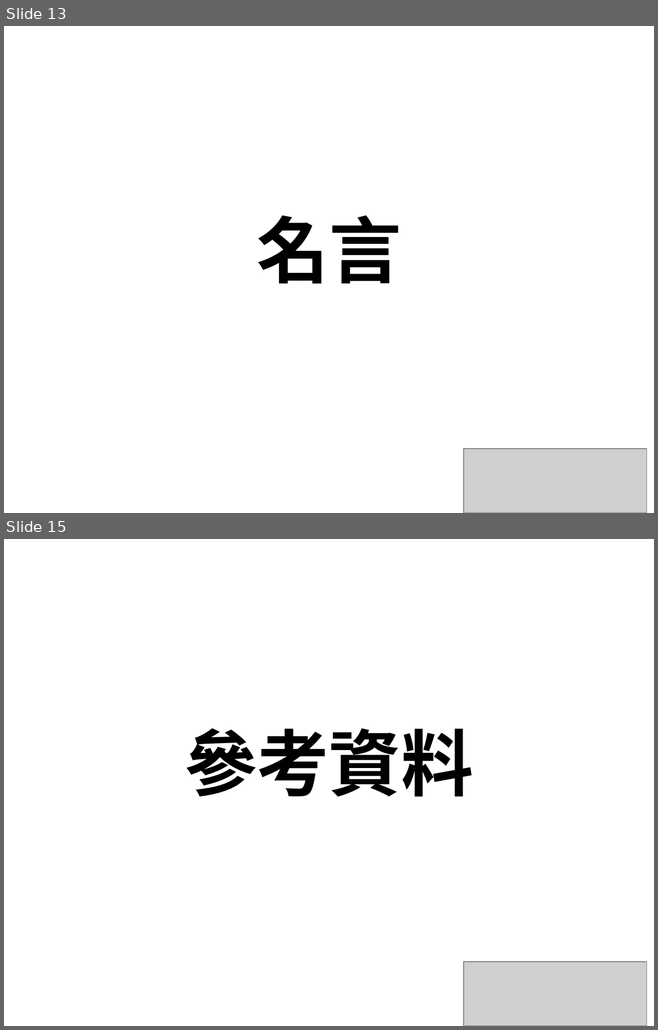
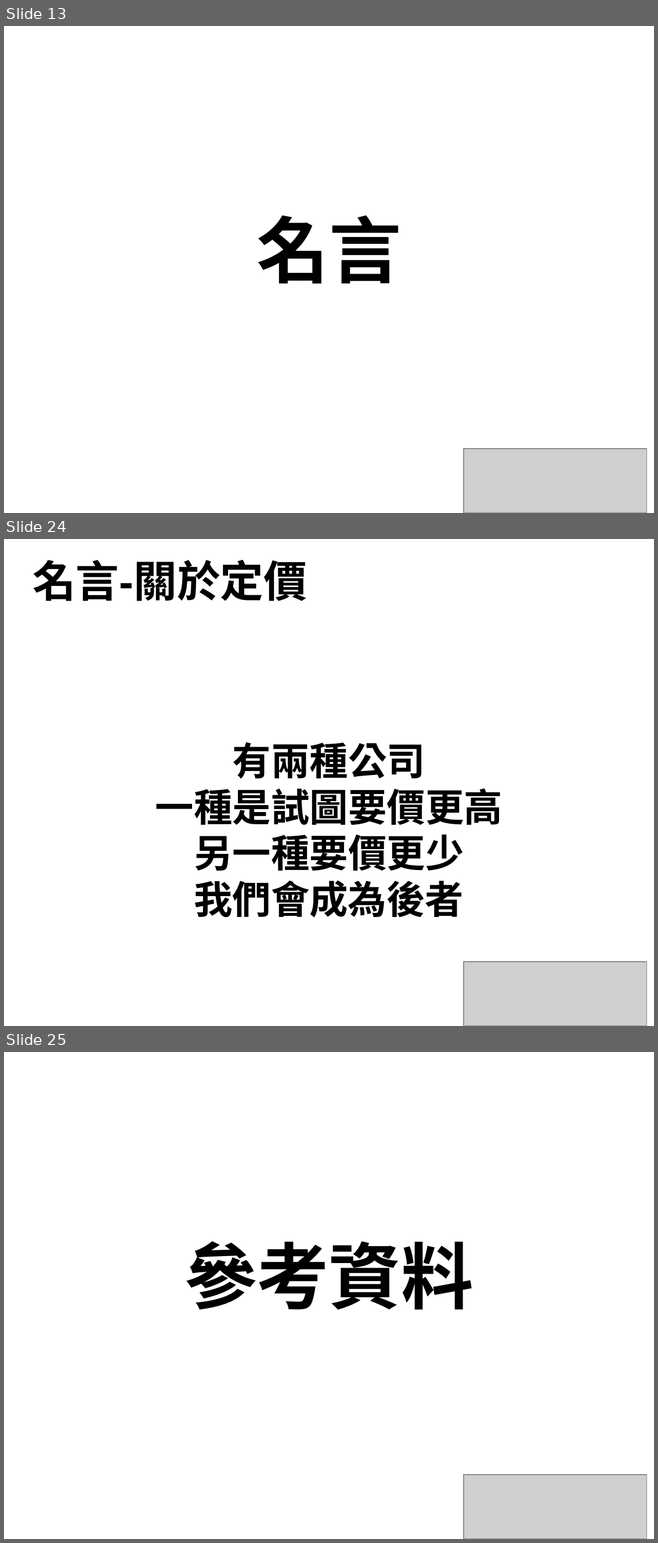
Before and after one commit to alex19891118/NTUB105, a slide deck: Amazon/Jeff Bezos .pptx. Shown one above the other, each under a label of ours: slides 13 and 15 before the commit, slides 13, 24 and 25 after it; the slides between them are not shown. The pictures are 658x1030 and 658x1543 pixels, drawn with LibreOffice and Linux fonts; fonts in the diff are those of the drawing; grey boxes stand for pictures. Boxes give left, top, right and bottom in pixels: in the first picture for what was removed or moved away, otherwise in the second. Text is boxed around its words. In the diff, an @@ line names an element or a change of style, - is before the commit and + after.

```diff
--- a/Amazon/Jeff Bezos .pptx
+++ b/Amazon/Jeff Bezos .pptx
@@ slide 24 added at (x1=4, y1=539, x2=654, y2=1026), background #FFFFFF @@
@@ title added at (x1=32, y1=560, x2=307, y2=601), 36 pt, text #000000, bold @@
+名言-關於定價
@@ text added at (x1=155, y1=742, x2=502, y2=918), 32 pt, text #000000, bold @@
+有兩種公司
+一種是試圖要價更高
+另一種要價更少
+我們會成為後者
@@ picture added at (x1=463, y1=962, x2=646, y2=1026) @@
@@ what was slide 15 is now slide 25 @@
```
Also in this commit, not shown: 10 other slides added, 1 slide removed.
